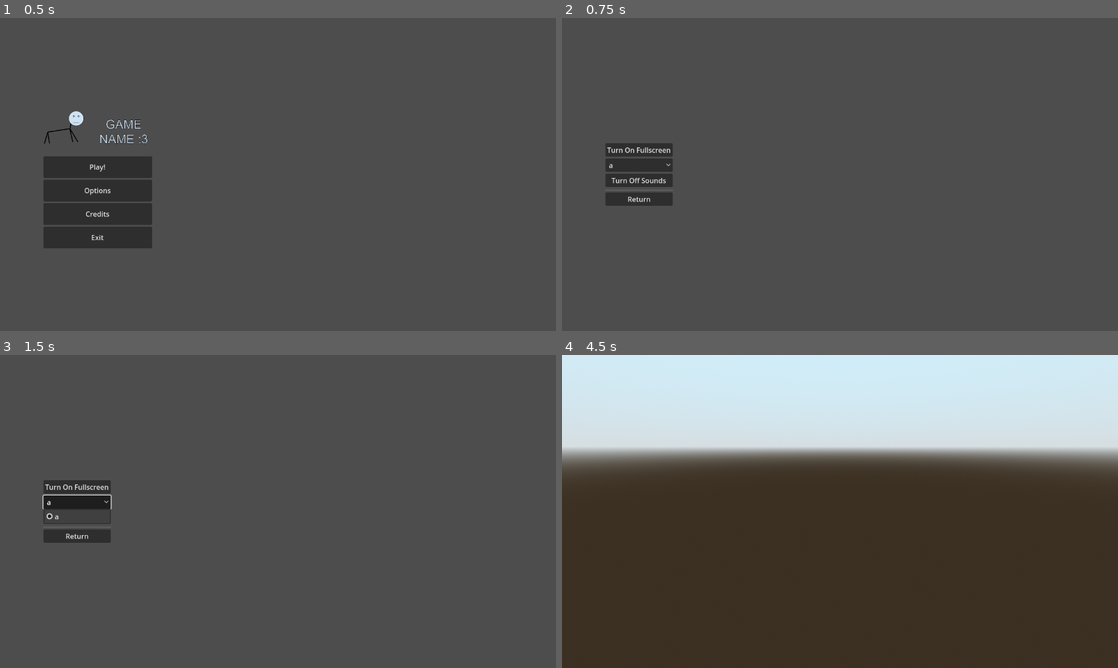
Above: before the commit, frames 1-4 (two rows, left to right).
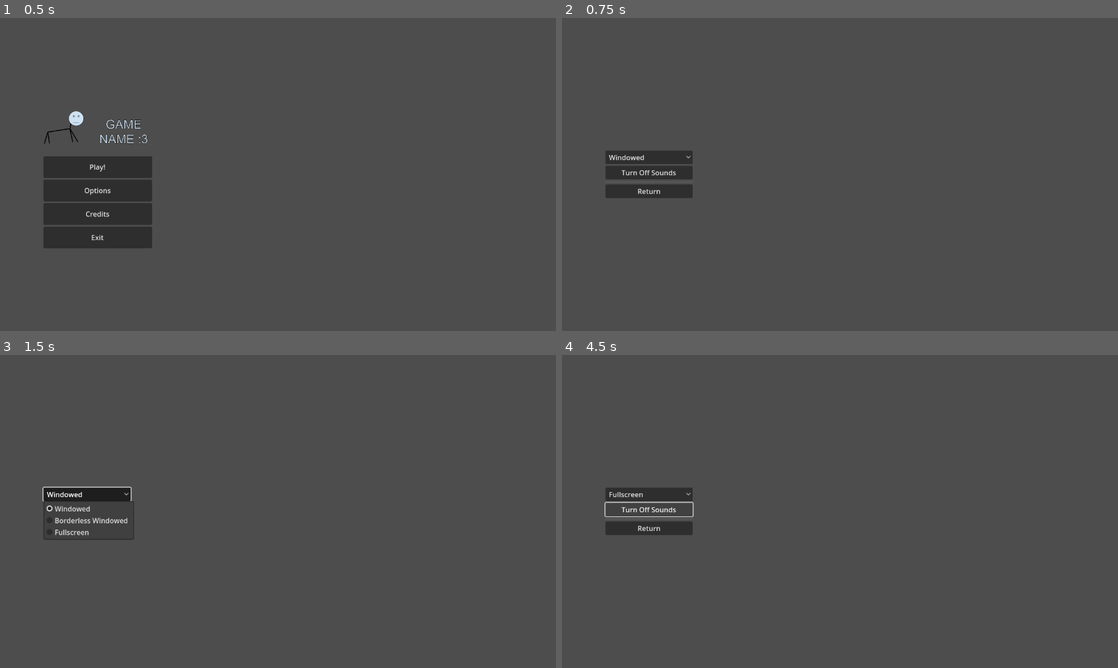
Above: after the commit, the same moments.

Repository: undeadjess/videogame
Game: Godot game, scene res://scenes/MainMenu.tscn
The game is run twice, just before and just after one commit, with the same random seed, the same clock (stepped at 60 frames per second) and the same inputs.
Inputs (mouse positions are in pixels of both pictures, inside the frame that each line leads up to):
- Up to frame 1 (0.5 s): no input
- Up to frame 2 (0.75 s): click "Options" at 0.5 s
- Up to frame 3 (1.5 s): click "a" (after the commit: "Windowed") at 1.25 s
- Up to frame 4 (4.5 s): click "a" (after the commit: "Windowed") at 2 s; click "a" (after the commit: "Windowed") at 2.75 s; click "Return" at 3.5 s; click (662, 505) at 4.25 s, where only the run before the commit has a clickable "Play!"

Frame 1 is identical in both runs. In frame 2, 1.7% of the frame differs, in the area x 7-24%, y 40-60%; in frame 3, 1.4%; in frame 4, 96%, in the area x 0-100%, y 0-100%.

Commit message:
Add display mode dropdown menu

Diff:
--- a/src/scenes/optionsMenu.tscn
+++ b/src/scenes/optionsMenu.tscn
@@ -30,10 +30,6 @@
 size_flags_stretch_ratio = 0.0
 alignment = 1
 
-[node name="buttonToggleFullscreen" type="Button" parent="menu/menuList"]
-layout_mode = 2
-text = "Turn On Fullscreen"
-
 [node name="dropdownFullscreen" type="OptionButton" parent="menu/menuList"]
 layout_mode = 2
 script = ExtResource("2_ancn8")
@@ -53,6 +49,6 @@
 layout_mode = 2
 size_flags_horizontal = 3
 
-[connection signal="pressed" from="menu/menuList/buttonToggleFullscreen" to="." method="_on_buttonToggleFullscreen_pressed"]
+[connection signal="item_selected" from="menu/menuList/dropdownFullscreen" to="." method="_on_dropdownFullscreen_item_selected"]
 [connection signal="pressed" from="menu/menuList/buttonToggleSounds" to="." method="_on_buttonToggleSounds_pressed"]
 [connection signal="pressed" from="menu/menuList/buttonReturn" to="." method="_on_buttonReturn_pressed"]
--- a/src/scripts/menus/optionsMenu.gd
+++ b/src/scripts/menus/optionsMenu.gd
@@ -1,27 +1,31 @@
 extends MarginContainer
-
-
-
 
 # Called when the node enters the scene tree for the first time.
 func _ready():
 	add_fullscreenDropdown_items()
-
-
 
 # Called every frame. 'delta' is the elapsed time since the previous frame.
 func _process(delta):
 	pass
 
 
-func _on_buttonToggleFullscreen_pressed():
-	if DisplayServer.window_get_mode() == DisplayServer.WINDOW_MODE_FULLSCREEN:
-		DisplayServer.window_set_mode(DisplayServer.WINDOW_MODE_WINDOWED)
-	else:
-		DisplayServer.window_set_mode(DisplayServer.WINDOW_MODE_FULLSCREEN)
+func add_fullscreenDropdown_items():
+	$menu/menuList/dropdownFullscreen.add_item("Windowed")
+	$menu/menuList/dropdownFullscreen.add_item("Borderless Windowed")
+	$menu/menuList/dropdownFullscreen.add_item("Fullscreen")
+func _on_dropdownFullscreen_item_selected(index):
+	print(("receved request to update window display mode to index "), index)
+	match index:
+		0:
+			print("updating window display mode to windowed...")
+			DisplayServer.window_set_mode(DisplayServer.WINDOW_MODE_WINDOWED)
+		1:
+			print("updating window display mode to fullscreen...")
+			DisplayServer.window_set_mode(DisplayServer.WINDOW_MODE_FULLSCREEN)
+		2:
+			print("updating window display mode to exclusive fulscreen...")
+			DisplayServer.window_set_mode(DisplayServer.WINDOW_MODE_EXCLUSIVE_FULLSCREEN)
 
-func add_fullscreenDropdown_items():
-	$menu/menuList/dropdownFullscreen.add_item("a")
 
 
 func _on_buttonToggleSounds_pressed():
